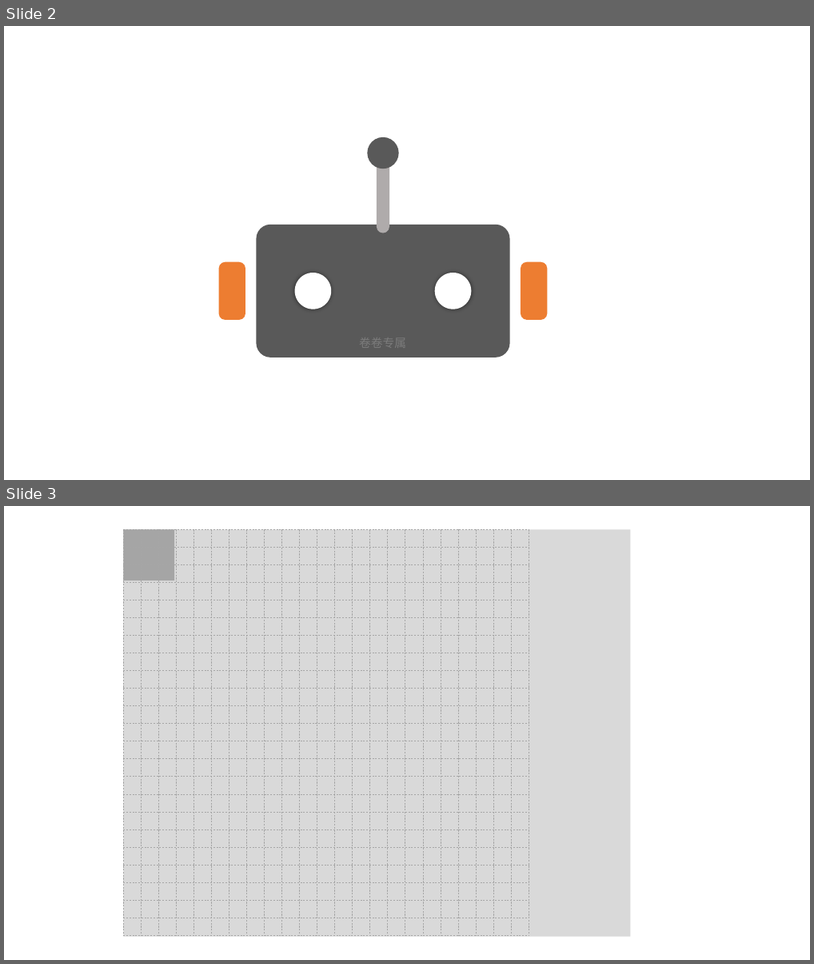
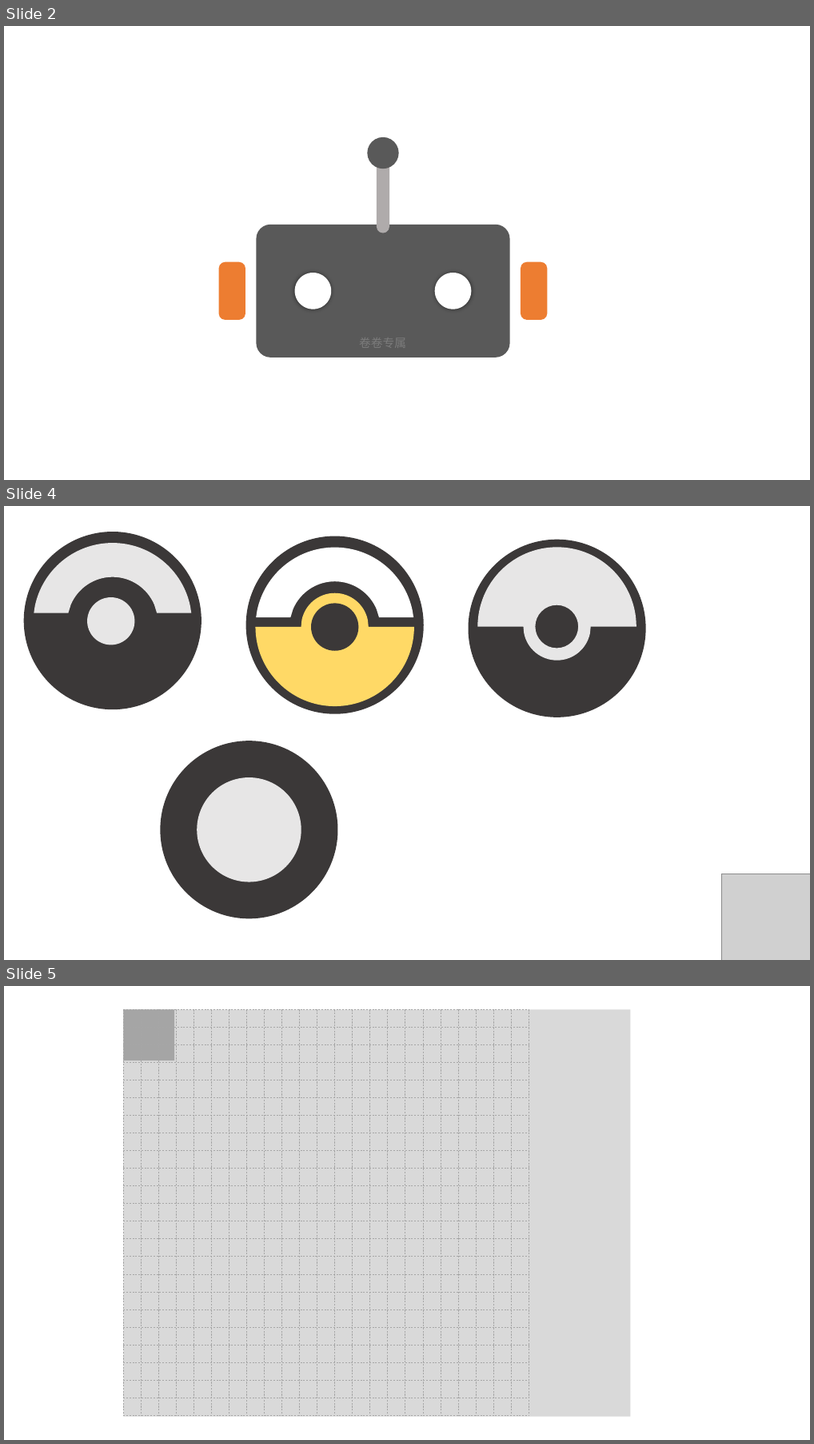
Before and after one commit to zyldgd/Sorting_System, a slide deck: arch.pptx. Shown one above the other, each under a label of ours: slides 2 and 3 before the commit, slides 2, 4 and 5 after it; the slides between them are not shown. The pictures are 814x964 and 814x1444 pixels, drawn with LibreOffice and Linux fonts; fonts in the diff are those of the drawing; grey boxes stand for pictures. Boxes give left, top, right and bottom in pixels: in the first picture for what was removed or moved away, otherwise in the second. Text is boxed around its words. In the diff, an @@ line names an element or a change of style, - is before the commit and + after.

```diff
--- a/arch.pptx
+++ b/arch.pptx
@@ slide 4 added at box(4, 506, 810, 960), background #FFFFFF @@
@@ ellipse added at box(24, 532, 202, 709), fill #3B3838 @@
@@ freeform shape added at box(34, 543, 191, 613), fill #E7E6E6 @@
@@ ellipse added at box(246, 536, 424, 714), fill #3B3838 @@
@@ freeform shape added at box(256, 547, 414, 617), fill #FFFFFF @@
@@ ellipse added at box(469, 540, 646, 717), fill #3B3838 @@
@@ freeform shape added at box(478, 547, 637, 660), fill #E7E6E6 @@
@@ freeform shape added at box(33, 588, 191, 701), fill #3B3838 @@
@@ ellipse added at box(87, 597, 135, 645), fill #E7E6E6 @@
@@ freeform shape added at box(256, 593, 414, 706), fill #FFD966 @@
@@ ellipse added at box(311, 604, 359, 651), fill #3B3838 @@
@@ freeform shape added at box(479, 636, 637, 706), fill #3B3838 @@
@@ ellipse added at box(160, 740, 338, 919), fill #3B3838 @@
@@ freeform shape added at box(170, 752, 328, 822), fill #3B3838 @@
@@ ellipse added at box(197, 777, 302, 882), fill #E7E6E6 @@
@@ freeform shape added at box(170, 797, 328, 911), fill #3B3838 @@
@@ picture added at box(722, 874, 810, 960) @@
@@ what was slide 3 is now slide 5 @@
```
Also in this commit, not shown: 1 other slide added, 7 other files.
